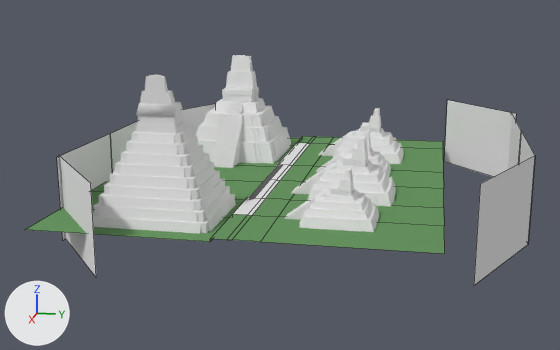
One commit to the Blender file 2_Produccion/Juego/Modelos/templo.blend: the scene before it, then after it.
Rendered twice from a 50 mm camera at (276.5, 84.1, 72.2) aimed at (5.5, 29.9, 4.5). Arrows for +X, +Y and +Z are at lower left; the lights stay in place. Mesh edges are drawn as thin lines on the coarser meshes.
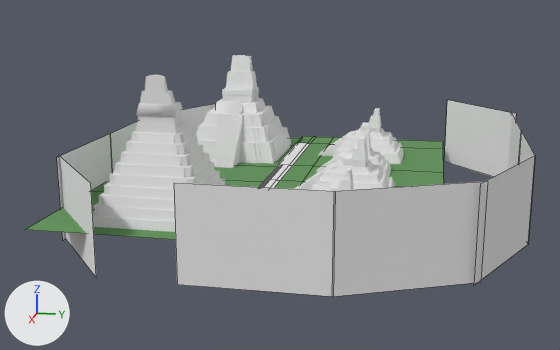
Commit message: agreando assets del Juego

Where the change shows, as pixel boxes [x1, y1, x2, y2] in the pictures (560 x 350 px):
'Plane.009', added: after [174, 183, 336, 297]
'Plane.010', added: after [332, 181, 488, 297]

Patch to the scene script:
```diff
--- a/2_Produccion/Juego/Modelos/templo.blend.py
+++ b/2_Produccion/Juego/Modelos/templo.blend.py
@@ ob_plane_009 @@
+ob_plane_009 = bpy.data.objects.new('Plane.009', me_plane_001)
+ob_plane_009.location = (88.4, 38.2, 8.2)
+ob_plane_009.rotation_euler = (-1.571, 3.142, -4.714)  # degrees (-90, 180, -270)
+ob_plane_009.scale = (15.6, 15.6, 15.6)
@@ ob_plane_010 @@
+ob_plane_010 = bpy.data.objects.new('Plane.010', me_plane_003)
+ob_plane_010.location = (80.0, 78.5, 8.2)
+ob_plane_010.rotation_euler = (-1.571, 3.142, -4.275)  # degrees (-90, 180, -245)
+ob_plane_010.scale = (15.6, 15.6, 15.6)
```
